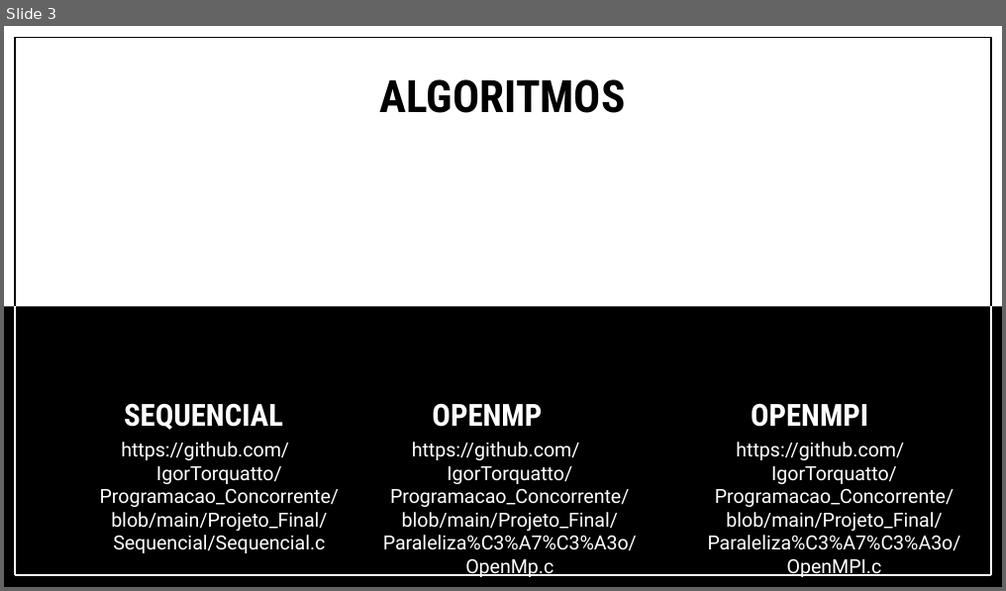
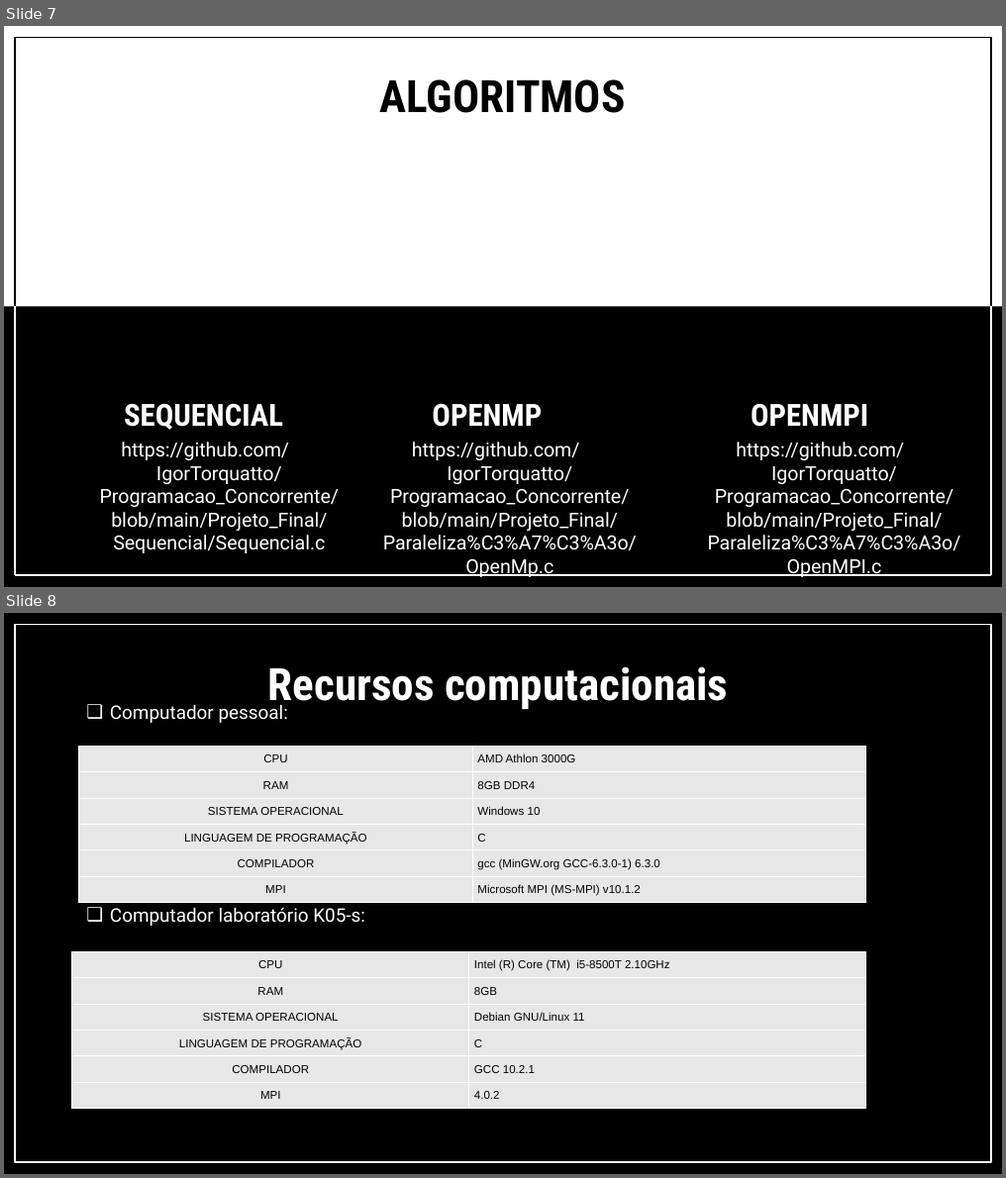
Before and after one commit to IgorTorquatto/Programacao_Concorrente, a slide deck: Projeto_Final/Implementação/Multiplicação_Matrizes.pptx. Shown one above the other, each under a label of ours: slide 3 before the commit, slides 7 and 8 after it. The pictures are 1006x591 and 1006x1178 pixels, drawn with LibreOffice and Linux fonts; fonts in the diff are those of the drawing. Boxes give left, top, right and bottom in pixels: in the first picture for what was removed or moved away, otherwise in the second. Text is boxed around its words. In the diff, an @@ line names an element or a change of style, - is before the commit and + after.

```diff
--- a/Projeto_Final/Implementação/Multiplicação_Matrizes.pptx
+++ b/Projeto_Final/Implementação/Multiplicação_Matrizes.pptx
@@ slide 8 added at box(4, 613, 1002, 1174), background #000000 @@
@@ rectangle added at box(15, 624, 991, 1162), outline #FFFFFF 1.5 pt @@
@@ title added at box(268, 666, 728, 711), 43 pt, text #FFFFFF, bold @@
+Recursos computacionais
@@ text added at box(110, 704, 288, 723), 18 pt, text #FFFFFF @@
+❑ Computador pessoal:
@@ table added at box(79, 746, 866, 900), 6 rows, 2 columns @@
+CPU | AMD Athlon 3000G
+RAM | 8GB DDR4
+SISTEMA OPERACIONAL | Windows 10
+LINGUAGEM DE PROGRAMAÇÃO | C
+COMPILADOR | gcc (MinGW.org GCC-6.3.0-1) 6.3.0
+MPI | Microsoft MPI (MS-MPI) v10.1.2
@@ text added at box(110, 907, 515, 971), 18 pt, text #FFFFFF @@
+❑ Computador laboratório K05-s: r
@@ table added at box(72, 953, 865, 1103), 6 rows, 2 columns @@
+CPU | Intel (R) Core (TM) i5-8500T 2.10GHz
+RAM | 8GB
+SISTEMA OPERACIONAL | Debian GNU/Linux 11
+LINGUAGEM DE PROGRAMAÇÃO | C
+COMPILADOR | GCC 10.2.1
+MPI | 4.0.2
@@ what was slide 3 is now slide 7 @@
```
Also in this commit, not shown: 3 slides changed, 4 other slides added, 14 other files.
